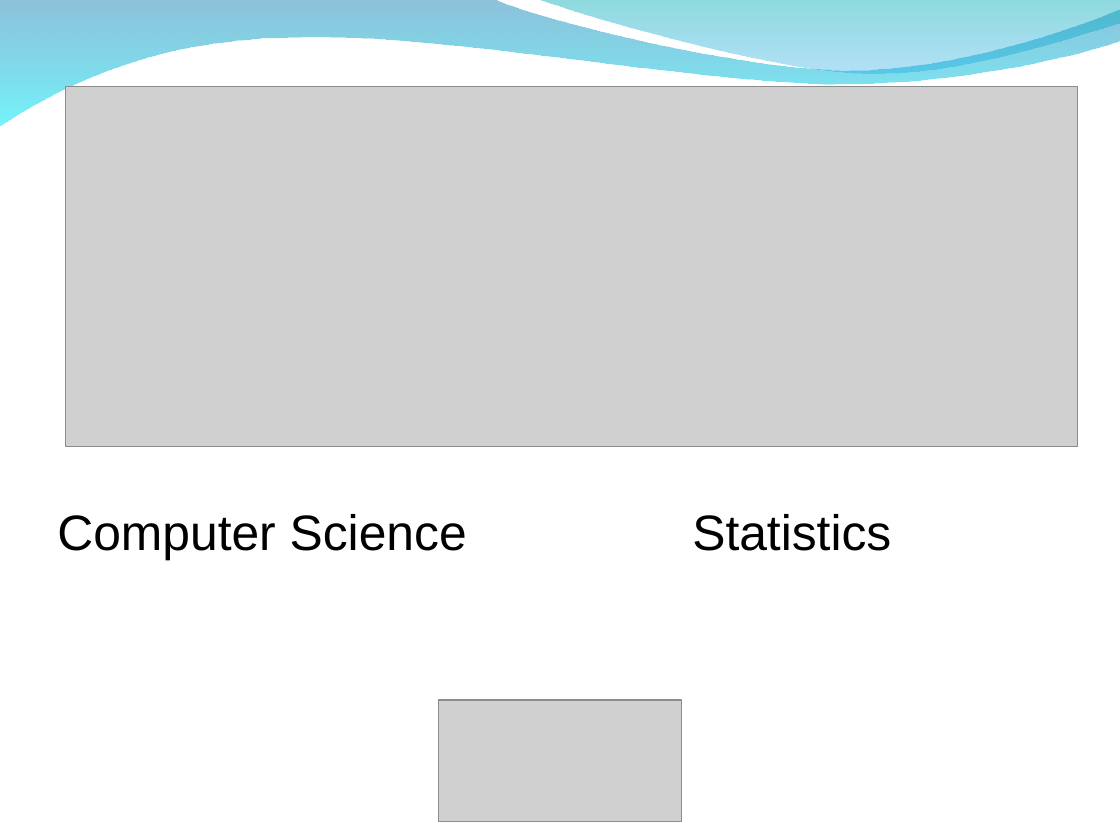
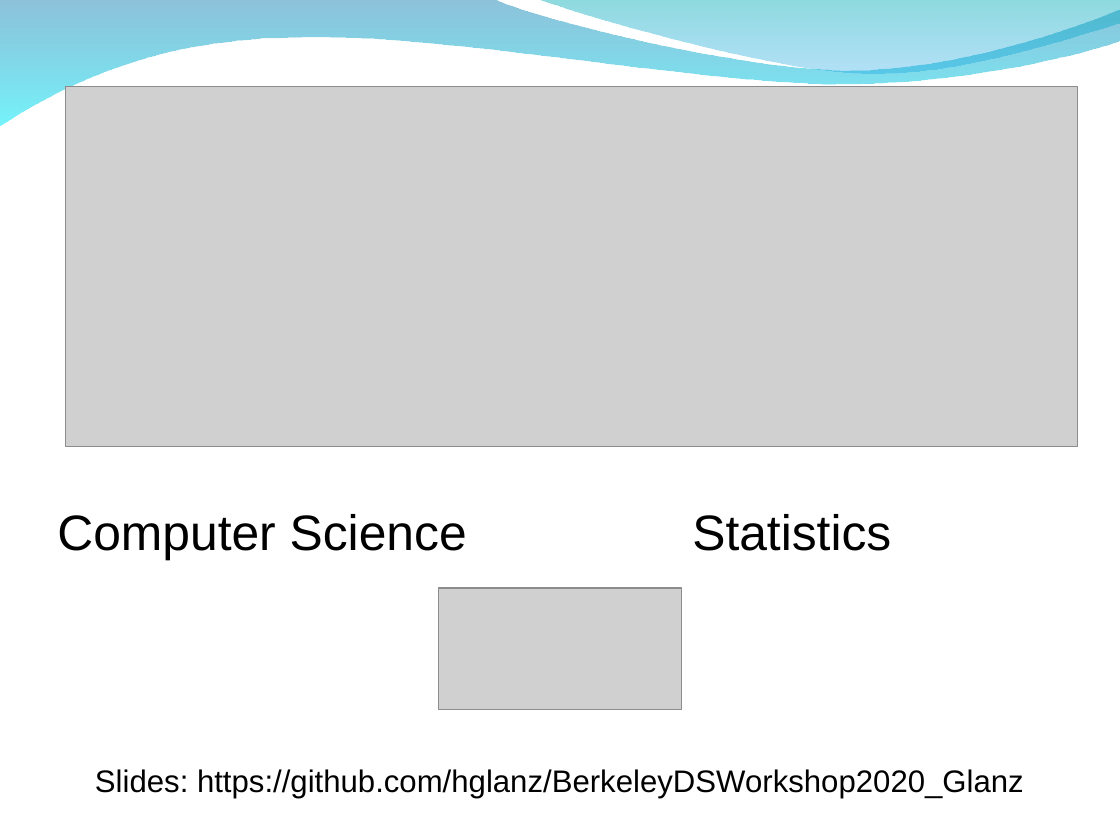
Before and after one commit to hglanz/BerkeleyDSWorkshop2020_Glanz, a slide deck: slide 1 of DataScienceAtCalPoly.ppt. Drawn at 1120x840 pixels with LibreOffice and Linux fonts; fonts in the diff are those of the drawing; grey boxes stand for pictures; background and template pictures are left out. Boxes give left, top, right and bottom in pixels: in the first picture for what was removed or moved away, otherwise in the second. Text is boxed around its words. In the diff, an @@ line names an element or a change of style, - is before the commit and + after.

Commit message:
With GitHub link

```diff
--- a/DataScienceAtCalPoly.ppt
+++ b/DataScienceAtCalPoly.ppt
@@ picture: place and size @@
-picture at box(439, 700, 682, 821)
+picture at box(439, 588, 682, 709)
@@ text added at box(95, 769, 1024, 799), 20 pt, text #000000 @@
+Slides: https://github.com/hglanz/BerkeleyDSWorkshop2020_Glanz
```
